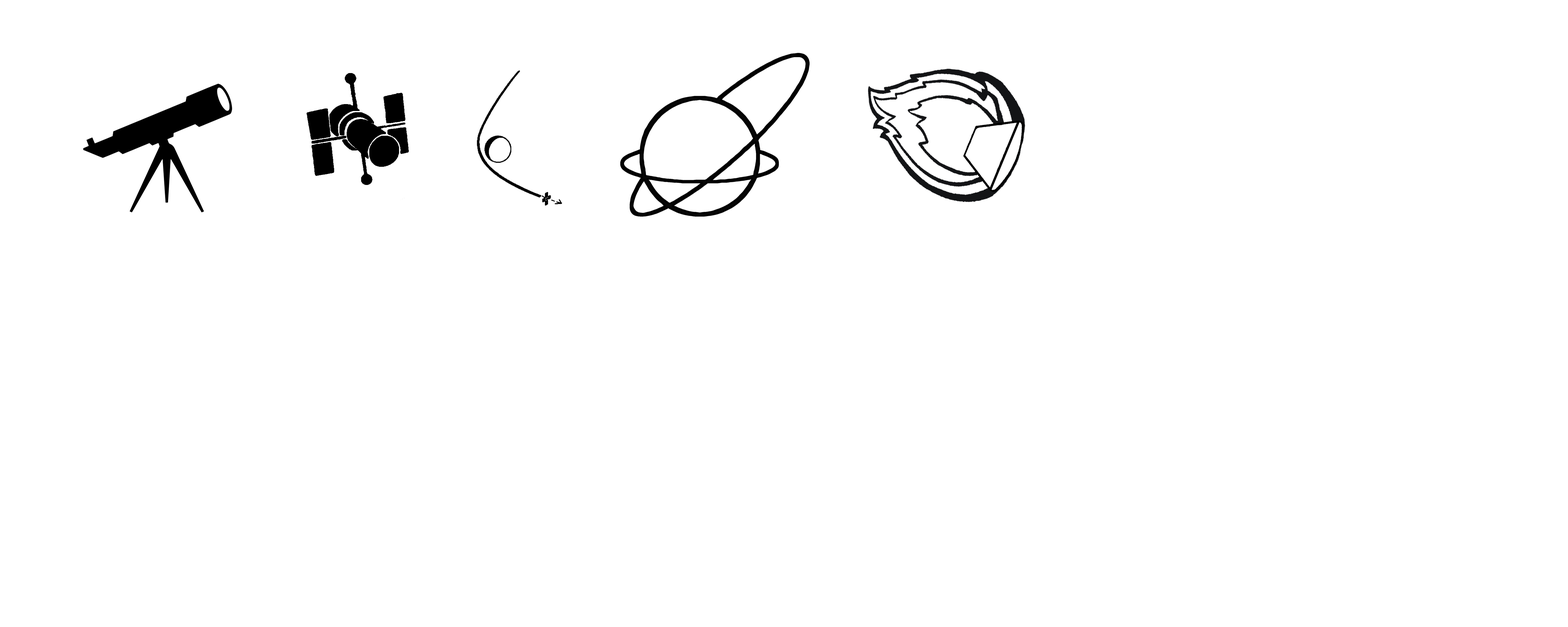
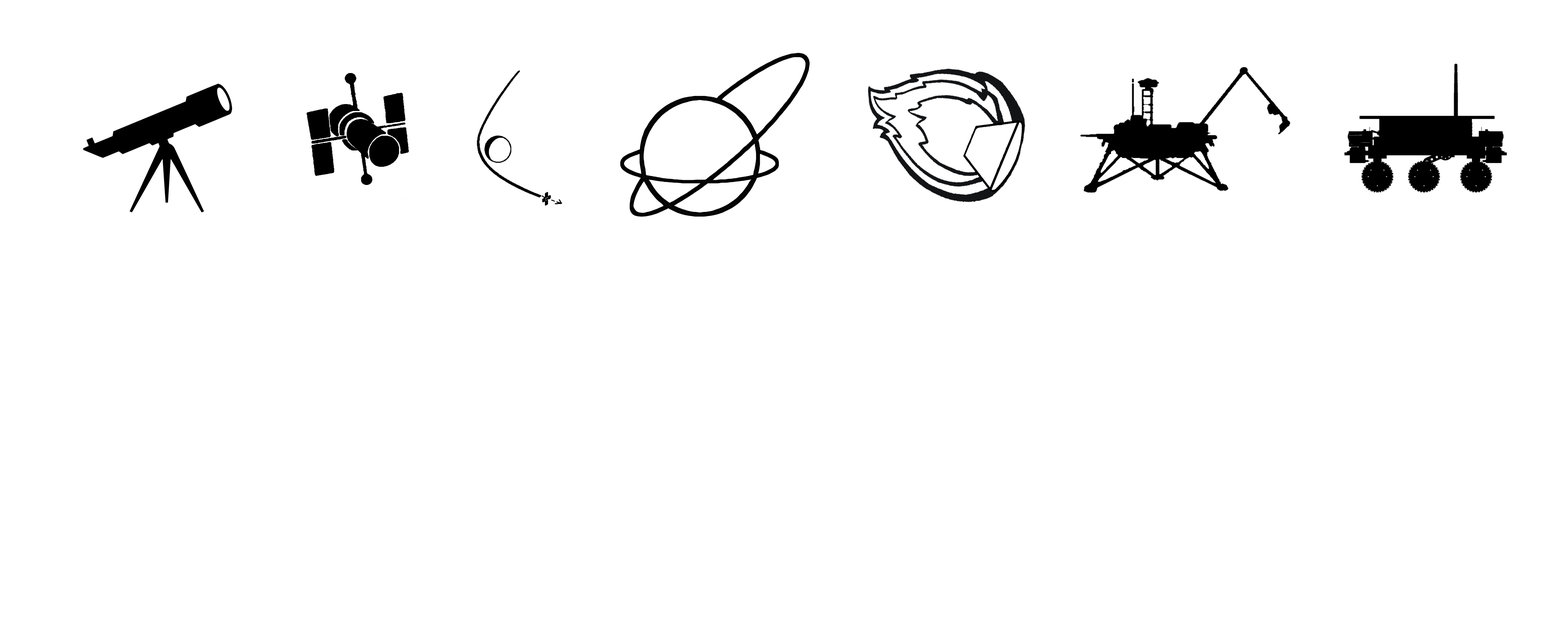
Revision of a layered 1568 x 627 image; what changed, layer by layer:
added layer "soujourner" above "Lander" over [1344, 63, 1508, 193]
added layer "Lander" above "Orbit2" over [1079, 66, 1291, 194]
